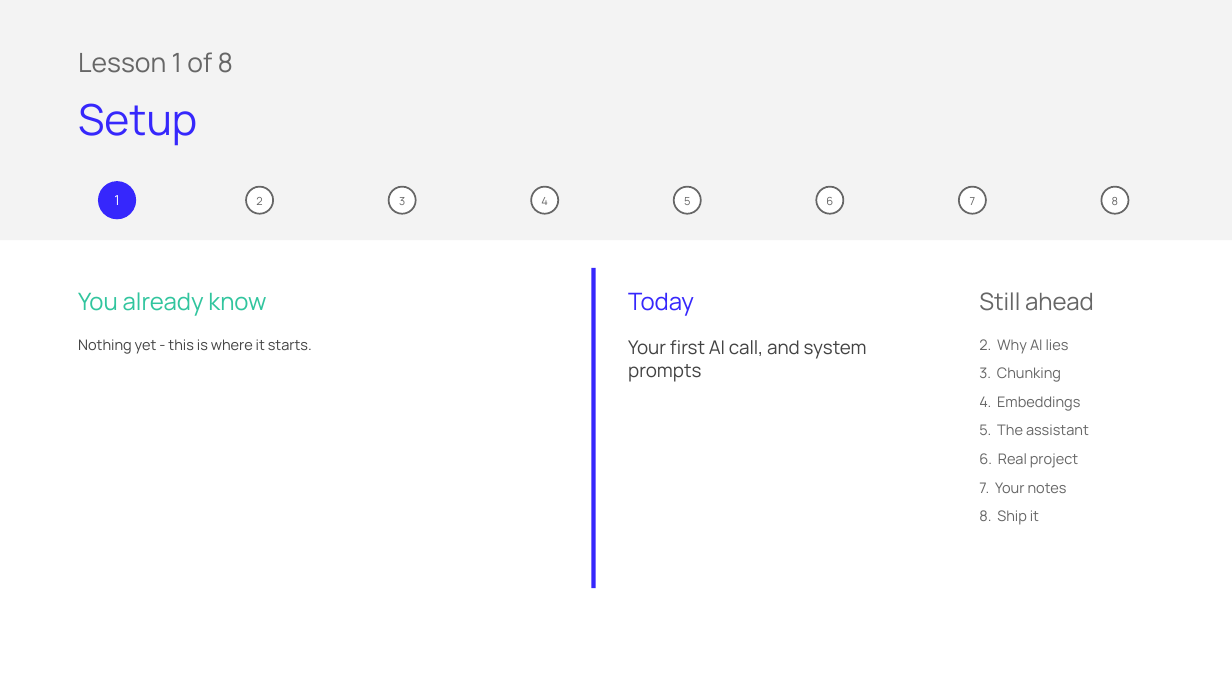
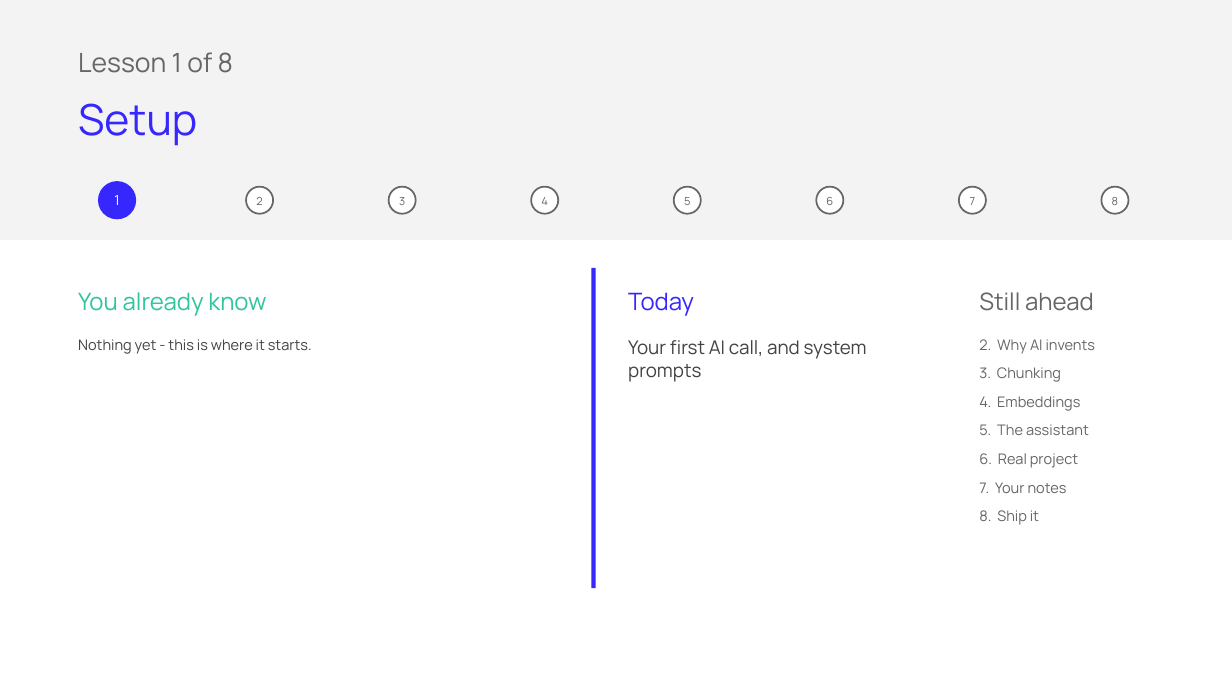
Before and after one commit to ArtyoMKo/tumo_month_workshop, a slide deck: slide 4 of slides/Lesson 1 - Setup and Your First AI Call.pptx. Drawn at 1232x693 pixels with LibreOffice and Linux fonts; fonts in the diff are those of the drawing. Boxes give left, top, right and bottom in pixels: in the first picture for what was removed or moved away, otherwise in the second. Text is boxed around its words. In the diff, an @@ line names an element or a change of style, - is before the commit and + after.

```diff
--- a/slides/Lesson 1 - Setup and Your First AI Call.pptx
+++ b/slides/Lesson 1 - Setup and Your First AI Call.pptx
@@ text at [979, 339, 1096, 354]: text changed @@
-2. Why AI lies
+2. Why AI invents
```
Also in this commit, not shown: 2 other slides changed, 3 other files.
